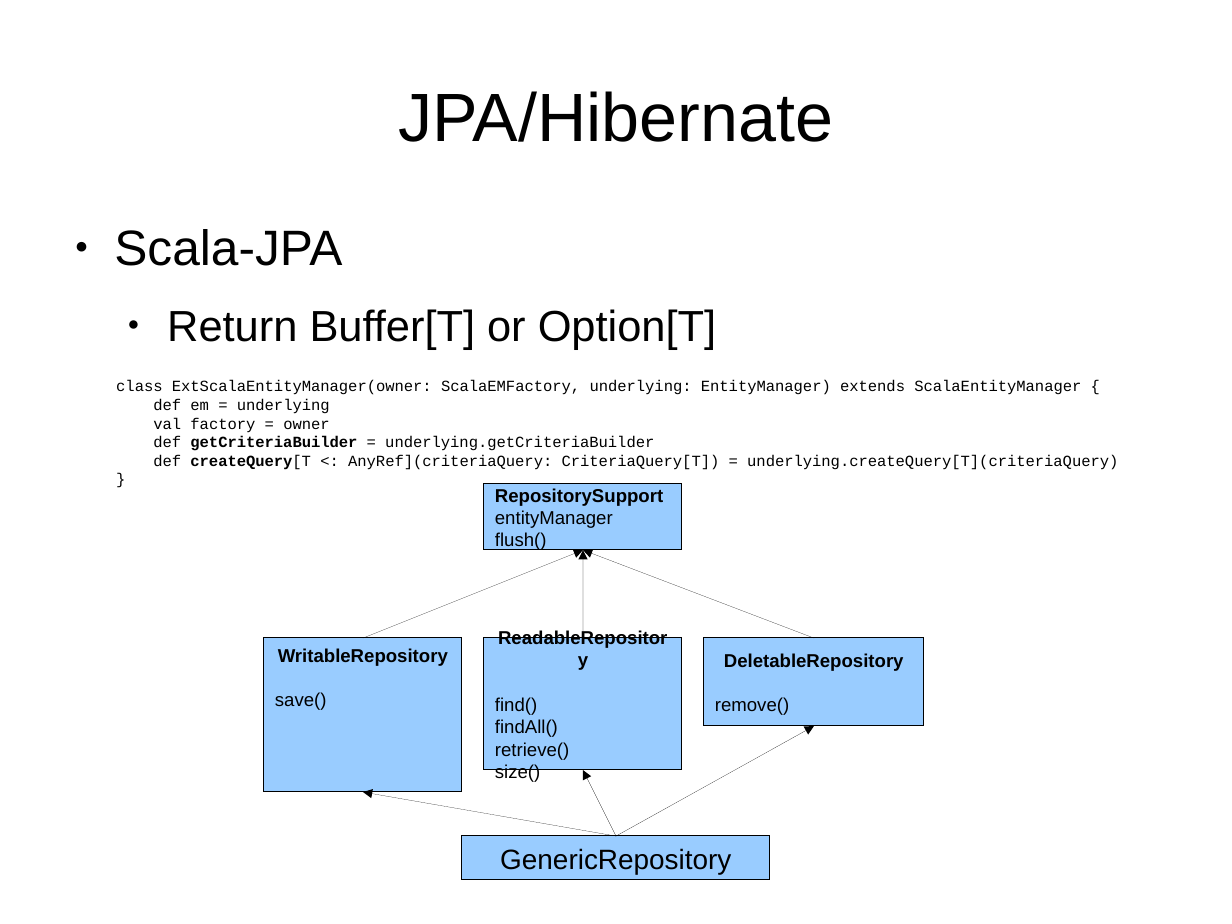
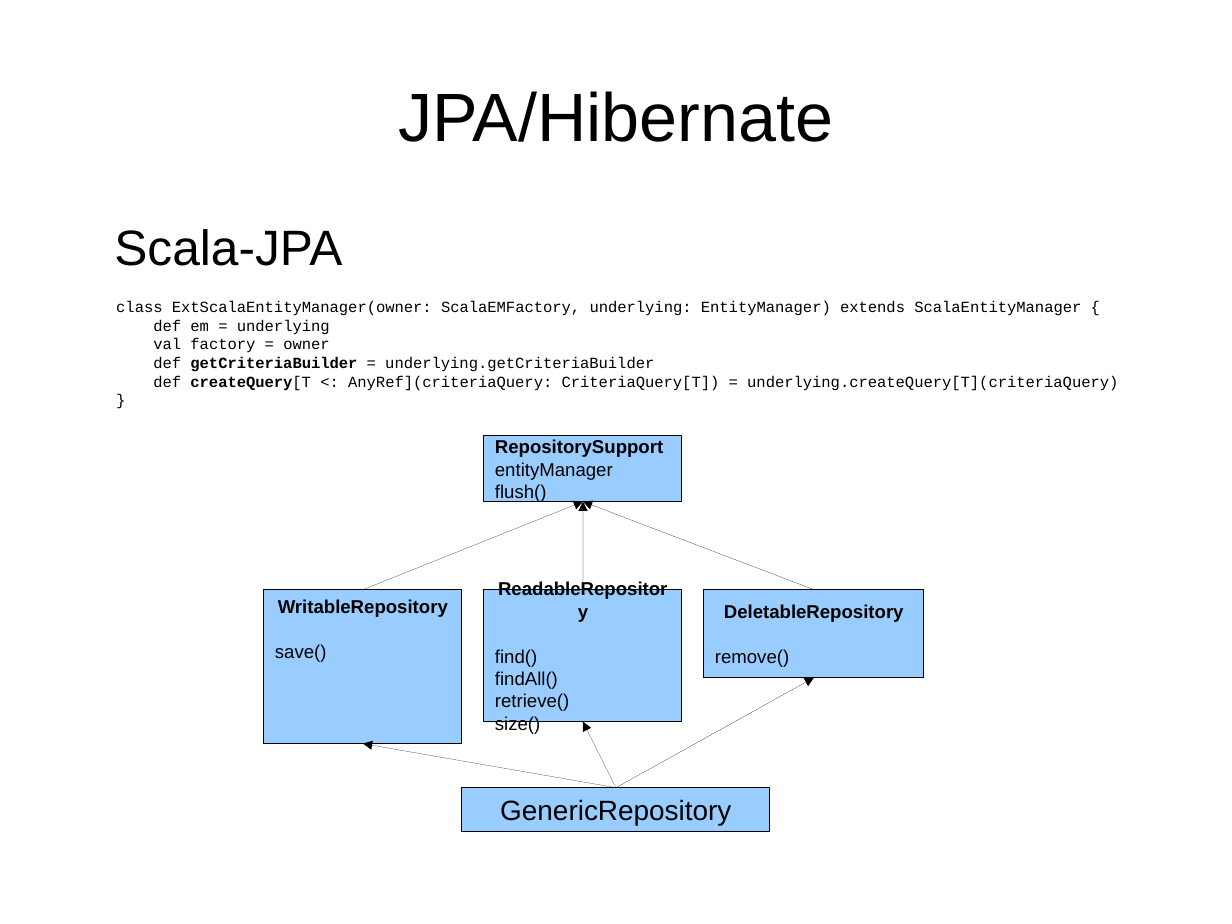
Before and after one commit to andreak/slol-2011, a slide deck: slide 29 of Scala-LiftOff-2011-lift-from-jee-perspective.odp. Drawn at 1232x924 pixels with LibreOffice and Linux fonts; fonts in the diff are those of the drawing. Boxes give left, top, right and bottom in pixels: in the first picture for what was removed or moved away, otherwise in the second. Text is boxed around its words. In the diff, an @@ line names an element or a change of style, - is before the commit and + after.

```diff
--- a/Scala-LiftOff-2011-lift-from-jee-perspective.odp
+++ b/Scala-LiftOff-2011-lift-from-jee-perspective.odp
@@ text "Scala-JPA" at [114,229,342,266]: bullet ● to none @@
@@ text "class ExtScalaEntityManager(owner: ScalaEMFactory, underlyin ...": place and size @@
-text "class ExtScalaEntityManager(owner: ScalaEMFactory, underlyin ..." at [116,380,1118,470]
+text "class ExtScalaEntityManager(owner: ScalaEMFactory, underlyin ..." at [116,301,1118,391]
@@ text at [167,309,716,350]: paragraph removed @@
-  ● Return Buffer[T] or Option[T]
@@ 6 arrows, 5 rectangles: place and size @@
-6 arrows, 5 rectangles at [264,484,925,880]
+6 arrows, 5 rectangles at [264,436,925,832]
```
Also in this commit, not shown: 4 other slides changed.
